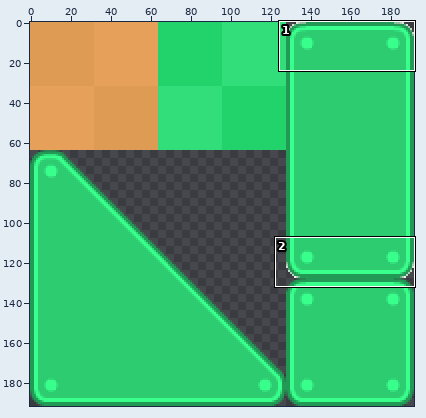
File history of a sprite sheet, gfx/work1.png. The first picture is a wide view before the edit; the outline marks the close-up.
Close-up. First the earlier version:
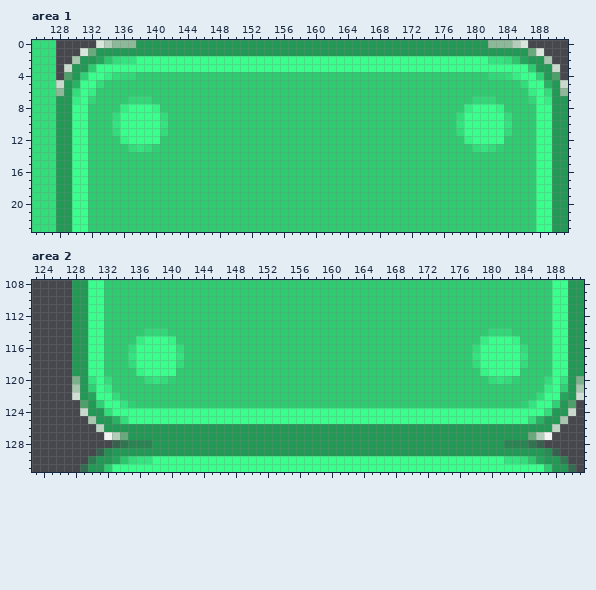
The file is 192x192 pixels. Pixels under 10% opacity are left out. Colours within 5 levels of each other are drawn and written as one. Shown: area 1: x 125..191, y 0..23; area 2: x 123..191, y 108..131.
New version:
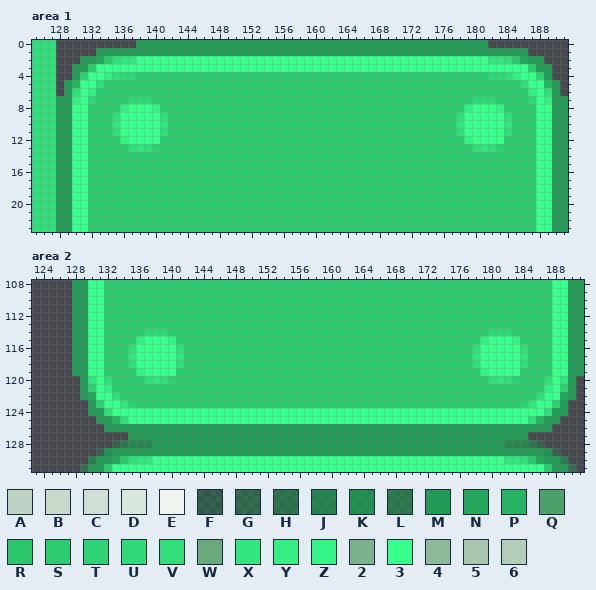
Palette (. is transparent): A #bdd4c3  B #c7dacc  C #d0dfd4  D #d9e6dc  E #f1f5f2  F #1d98514f  G #1e98536f  H #2097528f  J #209853bf  K #209853df  L #2298539f  M #229a55  N #24a65c  P #27b363  Q #4ea06a  R #2cc66d  S #2ecc71  T #2ed274  U #30d878  V #31de79  W #68aa7c  X #33e57f  Y #35ef84  Z #36f587  2 #7cb28b  3 #39ff8d  4 #8cb998  5 #a7c7af  6 #b2cdb9
Diff:
Area 1:
y 0: x 133..137 D6444 -> .....; x 182..186 4446D -> .....
y 1: x 131..132 DW -> ..; x 187..188 WD -> ..
y 2: x 130 5 -> .; x 189 5 -> .
y 3: x 129 B -> .; x 190 B -> .
y 4: x 129 Q -> .; x 190 Q -> .
y 5: x 128 B -> .; x 191 B -> .
y 6: x 128 4 -> .; x 191 4 -> .
Area 2:
y 120: x 128 2 -> .; x 191 2 -> .
y 121: x 128 5 -> .; x 191 5 -> .
y 122: x 128 C -> .; x 191 C -> .
y 123: x 129 Q -> .; x 190 Q -> .
y 124: x 129 B -> .; x 190 B -> .
y 125: x 130 5 -> .; x 189 5 -> .
y 126: x 131 A -> .; x 188 A -> .
y 127: x 132..134 E6W -> ...; x 185..187 W6E -> ...
Where, in picture pixels (left, top, right, bottom), the same in both close-ups:
erased: (56, 40, 136, 96)
erased: (488, 40, 568, 96)
erased: (72, 376, 128, 440)
erased: (528, 376, 584, 440)
